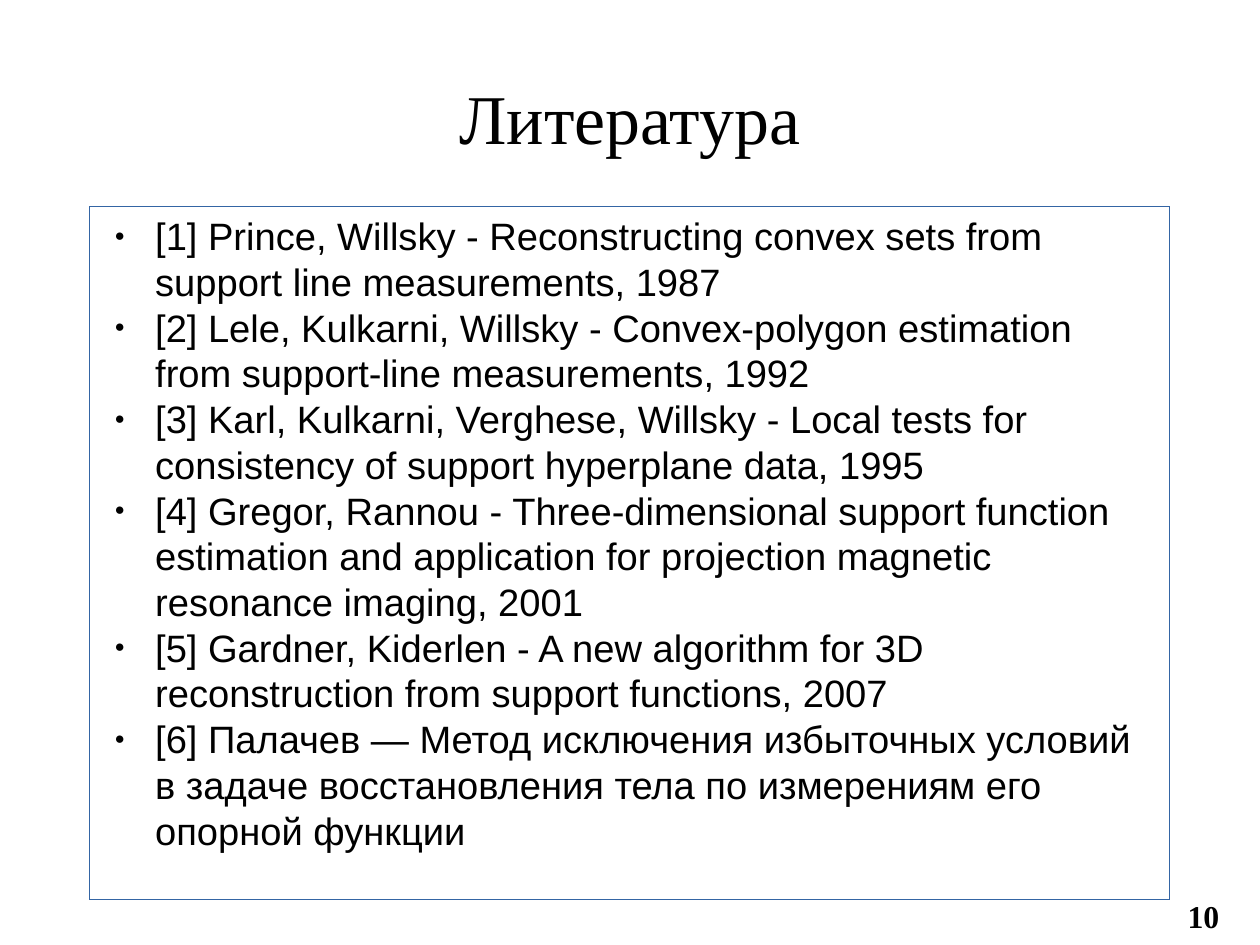
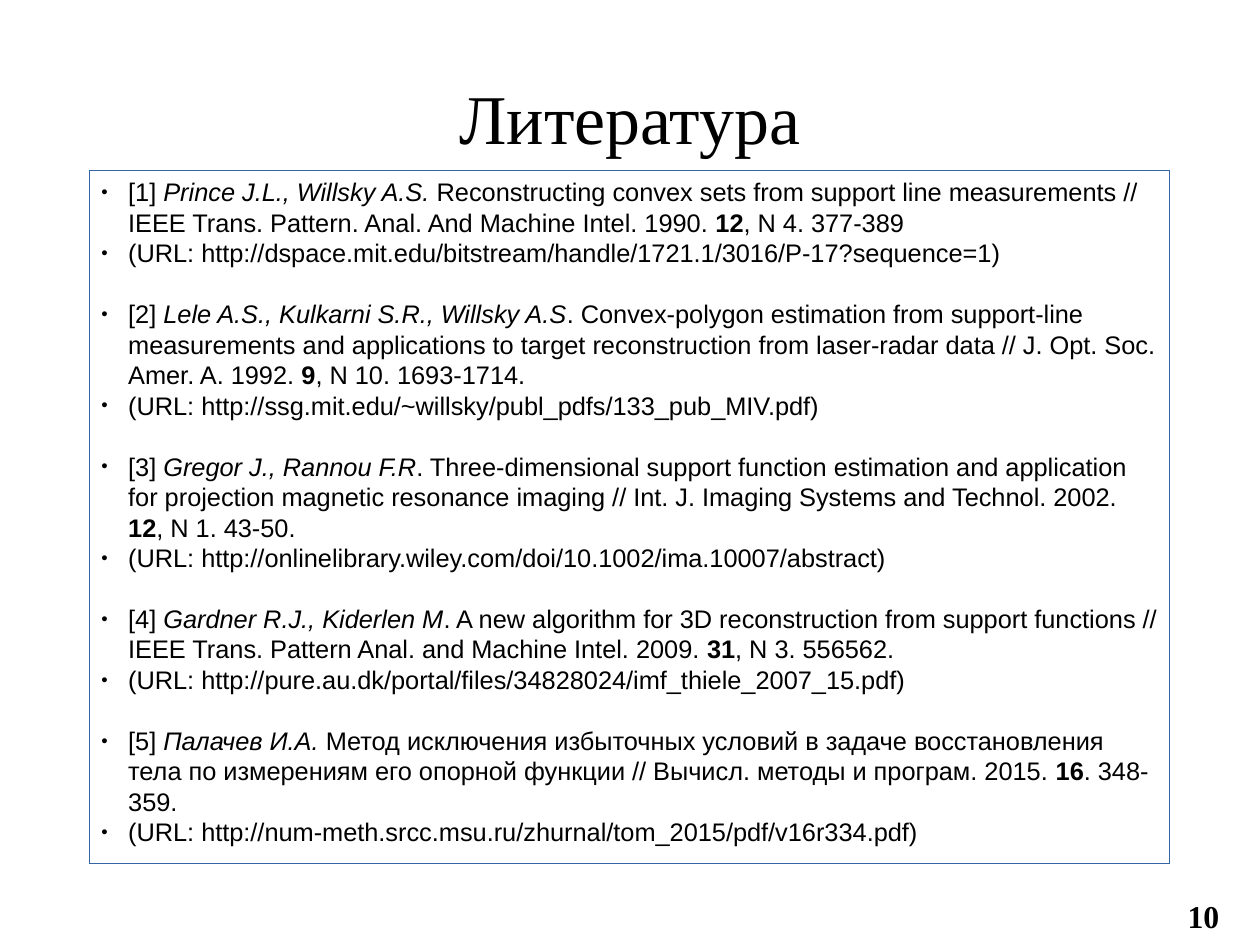
Before and after one commit to ilya-palachev/polyhedra-correction-library, a slide deck: slide 10 of Documentation/i.palachev/Thesis/LomonosovReadings2017/presentation-palachev.odp. Drawn at 1260x945 pixels with LibreOffice and Linux fonts; fonts in the diff are those of the drawing. Boxes give left, top, right and bottom in pixels: in the first picture for what was removed or moved away, otherwise in the second. Text is boxed around its words. In the diff, an @@ line names an element or a change of style, - is before the commit and + after.

```diff
--- a/Documentation/i.palachev/Thesis/LomonosovReadings2017/presentation-palachev.odp
+++ b/Documentation/i.palachev/Thesis/LomonosovReadings2017/presentation-palachev.odp
@@ rectangle "[1] Prince J.L., Willsky A.S. ...": place and size @@
-rectangle "[1] Prince J.L., Willsky A.S. ..." at <box>90,207,1171,900</box>
+rectangle "[1] Prince J.L., Willsky A.S. ..." at <box>90,172,1171,864</box>
@@ text in rectangle at <box>128,182,1155,847</box>: text changed; size 24 to 16 pt @@
-● [1] Prince, Willsky - Reconstructing convex sets from support line measurements, 1987
-● [2] Lele, Kulkarni, Willsky - Convex-polygon estimation from support-line measurements, 1992
-● [3] Karl, Kulkarni, Verghese, Willsky - Local tests for consistency of support hyperplane data, 1995
-● [4] Gregor, Rannou - Three-dimensional support function estimation and application for projection magnetic resonance imaging, 2001
-● [5] Gardner, Kiderlen - A new algorithm for 3D reconstruction from support functions, 2007
-● [6] Палачев — Метод исключения избыточных условий в задаче восстановления тела по измерениям его опорной функции
+● [1] Prince J.L., Willsky A.S. Reconstructing convex sets from support line measurements // IEEE Trans. Pattern. Anal. And Machine Intel. 1990. 12, N 4. 377-389
+● (URL: http://dspace.mit.edu/bitstream/handle/1721.1/3016/P-17?sequence=1)
+● [2] Lele A.S., Kulkarni S.R., Willsky A.S. Convex-polygon estimation from support-line measurements and applications to target reconstruction from laser-radar data // J. Opt. Soc. Amer. A. 1992. 9, N 10. 1693-1714.
+● (URL: http://ssg.mit.edu/~willsky/publ_pdfs/133_pub_MIV.pdf)
+● [3] Gregor J., Rannou F.R. Three-dimensional support function estimation and application for projection magnetic resonance imaging // Int. J. Imaging Systems and Technol. 2002. 12, N 1. 43-50.
+● (URL: http://onlinelibrary.wiley.com/doi/10.1002/ima.10007/abstract)
+● [4] Gardner R.J., Kiderlen M. A new algorithm for 3D reconstruction from support functions // IEEE Trans. Pattern Anal. and Machine Intel. 2009. 31, N 3. 556562.
+● (URL: http://pure.au.dk/portal/files/34828024/imf_thiele_2007_15.pdf)
+● [5] Палачев И.А. Метод исключения избыточных условий в задаче восстановления тела по измерениям его опорной функции // Вычисл. методы и програм. 2015. 16. 348-359.
+● (URL: http://num-meth.srcc.msu.ru/zhurnal/tom_2015/pdf/v16r334.pdf)
```
Also in this commit, not shown: 3 other slides changed.
